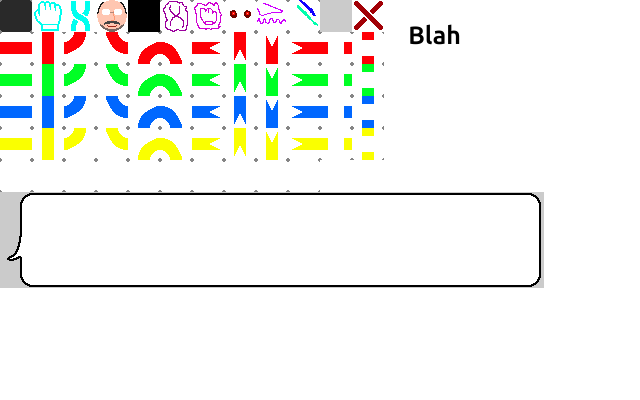
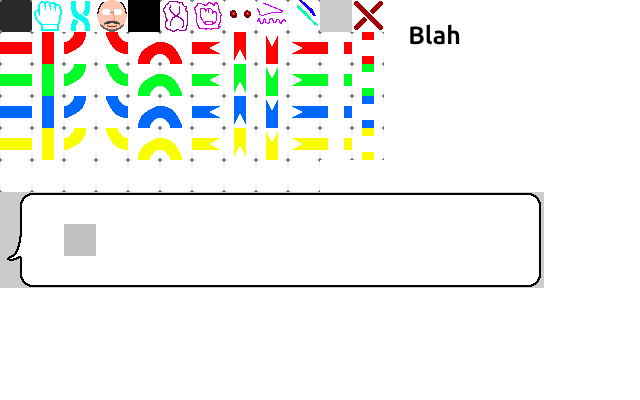
Two versions of the same layered image (640 × 400). Layer-by-layer changes:
painted on "Calque de dessin 1" over [left=64, top=224, right=96, bottom=256]
